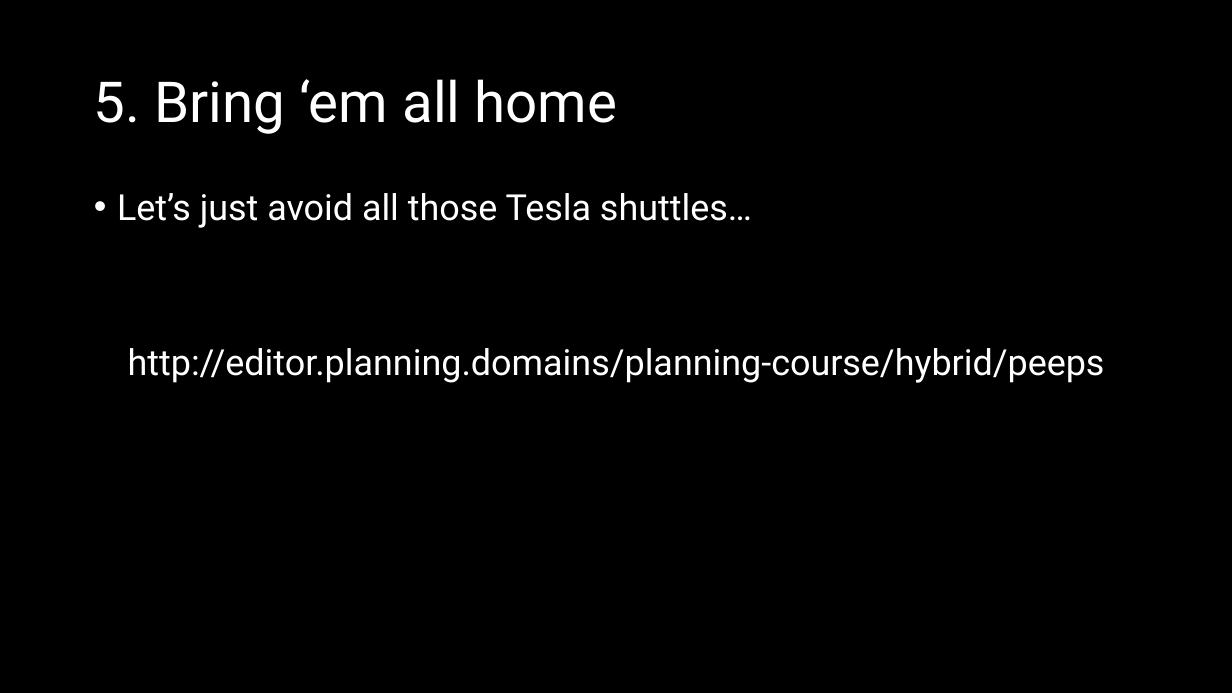
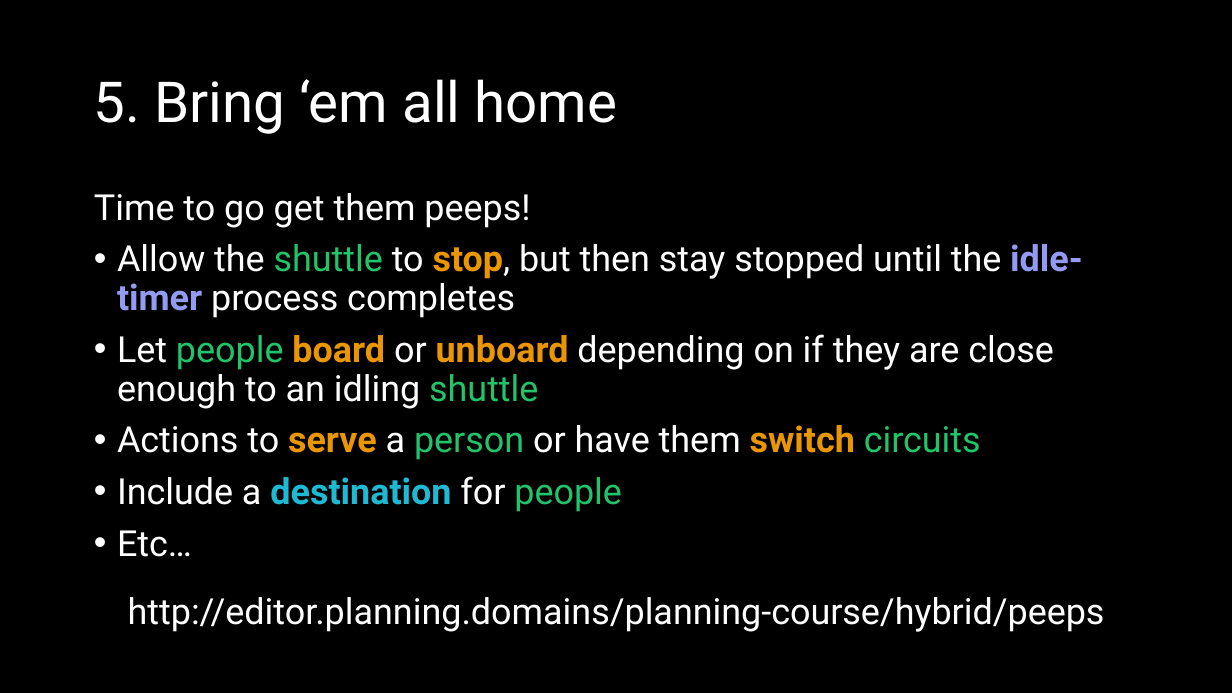
Before and after one commit to AI-Planning/modeling-in-pddl, a slide deck: slide 17 of exercises/cisc-813/hybrid/slides.pptx (slide 16 before the commit). Drawn at 1232x693 pixels with LibreOffice and Linux fonts; fonts in the diff are those of the drawing. Boxes give left, top, right and bottom in pixels: in the first picture for what was removed or moved away, otherwise in the second. Text is boxed around its words. In the diff, an @@ line names an element or a change of style, - is before the commit and + after.

```diff
--- a/exercises/cisc-813/hybrid/slides.pptx
+++ b/exercises/cisc-813/hybrid/slides.pptx
@@ text at bbox=[94, 193, 1083, 557]: text changed @@
-• Let’s just avoid all those Tesla shuttles…
+Time to go get them peeps!
+• Allow the shuttle to stop, but then stay stopped until the idle-timer process completes
+• Let people board or unboard depending on if they are close enough to an idling shuttle
+• Actions to serve a person or have them switch circuits
+• Include a destination for people
+• Etc…
```
Also in this commit, not shown: 4 other slides changed, 1 slide added.
